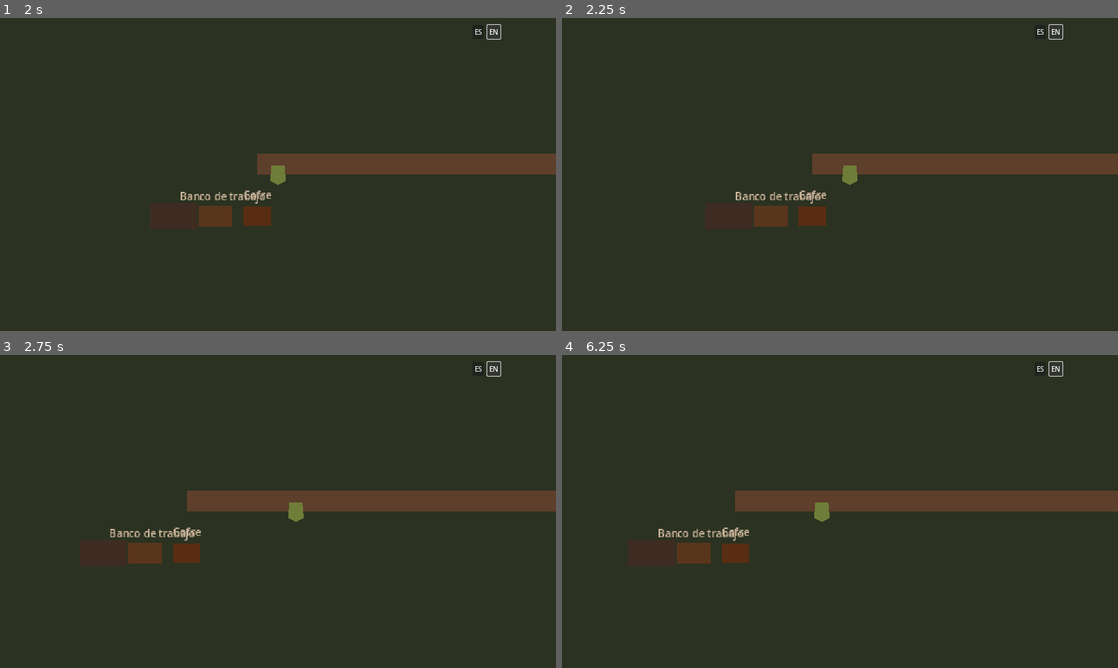
Above: before the commit, frames 1-4 (two rows, left to right).
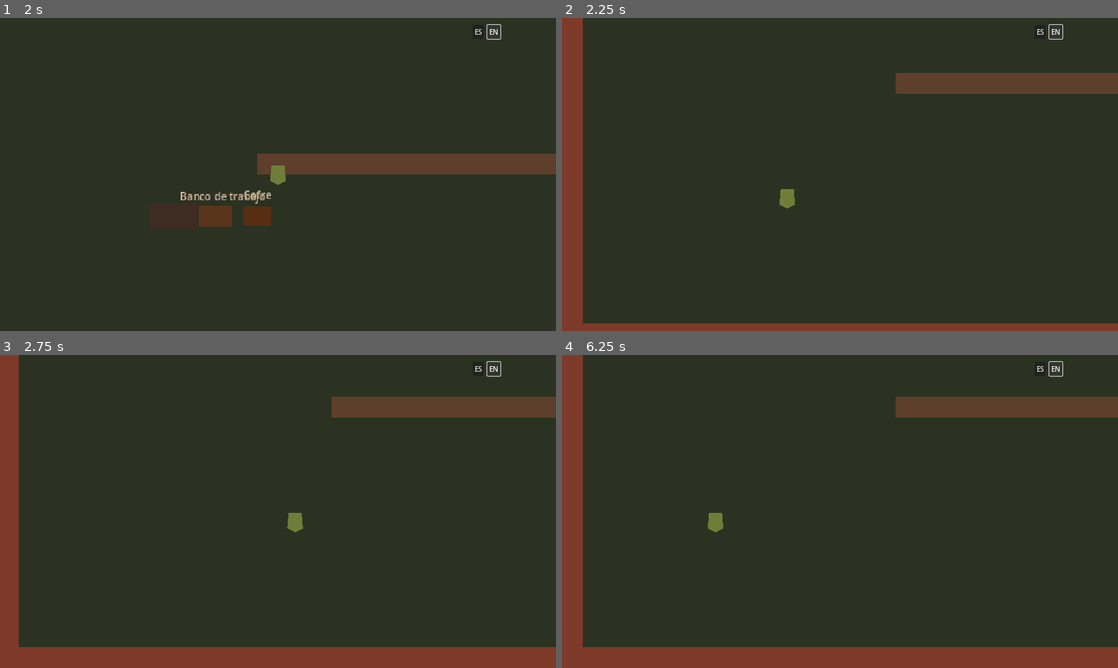
Above: after the commit, the same moments.

Repository: avarap/game1
Game: Godot game, scene res://main.tscn
Same seed, same stepped clock (60 frames per second), same inputs: the game is played once before the commit and once after it.
Inputs:
- Up to frame 1 (2 s): click "ES" at 0.5 s; click "EN" at 1.25 s
- Up to frame 2 (2.25 s): tap Enter at 2 s; hold D (move_right) from 2.03 s (still down); hold E (interact) from 2.03 s (still down)
- Up to frame 3 (2.75 s): keep holding D (move_right); keep holding E (interact)
- Up to frame 4 (6.25 s): release D (move_right) at 2.78 s; release E (interact) at 2.78 s; hold S (move_down) 2.78-3.53 s; tap E (interact) at 2.85, 4.35, 5.85 s; hold D (move_right) 3.53-4.28 s; hold E (interact) 3.53-4.28 s; hold W (move_up) 4.28-5.03 s; hold E (interact) 5.03-5.78 s; hold A (move_left) from 5.03 s (still down)

Frame 1 is identical in both runs. In frame 2, 14% of the frame differs, in the area x 0-100%, y 0-100%; in frame 3, 18%; in frame 4, 19%.
Error before the commit: Cannot call method 'get_children' on a null value. (res://world/zones/zone_manager.gd:181)

Commit message:
feat: add persistent transition container

Diff:
--- a/world/world.tscn
+++ b/world/world.tscn
@@ -76,5 +76,7 @@
 
 [node name="ZoneContainer" type="Node2D" parent="."]
 
+[node name="TransitionContainer" type="Node2D" parent="."]
+
 [node name="ZoneManager" type="Node" parent="."]
 script = ExtResource("17_zone_manager")
